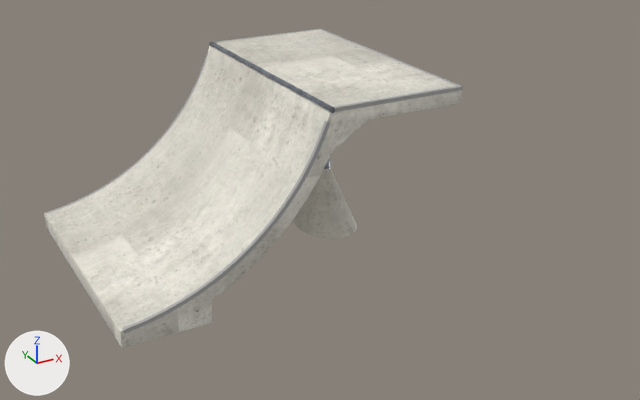
Before and after pictures for a commit that changed the glTF model public/katalog/modelle/quarterramp-165-p.gltf.
Rendered twice from a camera (50 mm lens) standing at (-3.04, -7.1, 3.8) and looking at (0.79, -0.14, 0.33). The lights are fixed; the arrows at lower left show +X, +Y and +Z. The first picture is the older version.

The scene before the commit, as lines of its bpy script (objects in view):
```python
ob_sk1357__quarterramp_165_p_001 = bpy.data.objects.new('SK1357_+Quarterramp_165_P.001', me_sk1357__quarterramp_165_p_001)
ob_sk1357__quarterramp_165_p_001.location = (0.0, 0.0, 0.0)
```
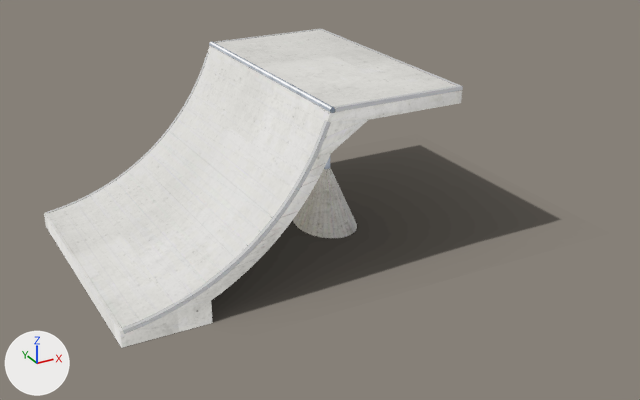
Where the change shows, as pixel boxes (x1, y1, x2, y2) in the pictures (640 x 400 px):
'SK1357_+Quarterramp_165_P.001', surface changed: (44, 29, 463, 348) in both
'Schatten', added: after (137, 145, 559, 344)

Edits to the bpy script that builds the scene:
```text
Add img_quarterramp_165_p_licht:
    img_quarterramp_165_p_licht = load_image('quarterramp-165-p_licht', 'texturen/quarterramp-165-p_licht.jpg', 2048, 2048, 'sRGB')
Add img_quarterramp_165_p_schatten:
    img_quarterramp_165_p_schatten = load_image('quarterramp-165-p_schatten', 'texturen/quarterramp-165-p_schatten.png', 373, 256, 'sRGB')
Change mat_beton_web_019:
    remove # nodes: BsdfPrincipled, NormalMap, OutputMaterial, TexImage x2, UVMap x2
    remove # uses the picture img_quarterramp_165_p_farbe
    remove # uses the picture img_quarterramp_165_p_normal
    nodes: BsdfTransparent, Emission, LightPath, MixShader, OutputMaterial, TexImage, UVMap
    uses the picture img_quarterramp_165_p_licht
Change mat_stahl_web_013:
    remove # nodes: BsdfPrincipled, NormalMap, OutputMaterial, TexImage x2, UVMap x2
    remove # uses the picture img_quarterramp_165_p_farbe
    remove # uses the picture img_quarterramp_165_p_normal
    nodes: BsdfTransparent, Emission, LightPath, MixShader, OutputMaterial, TexImage, UVMap
    uses the picture img_quarterramp_165_p_licht
Change mat_kantenwinkel_web_008:
    remove # nodes: BsdfPrincipled, NormalMap, OutputMaterial, TexImage x2, UVMap x2
    remove # uses the picture img_quarterramp_165_p_farbe
    remove # uses the picture img_quarterramp_165_p_normal
    nodes: BsdfTransparent, Emission, LightPath, MixShader, OutputMaterial, TexImage, UVMap
    uses the picture img_quarterramp_165_p_licht
Add mat_schatten_017:
    mat_schatten_017 = bpy.data.materials.new('Schatten.017')
    # uses the picture img_quarterramp_165_p_schatten
Add me_schatten:
    me_schatten.from_pydata(...)  # 4 vertices, 2 faces; spans x -1.62..3.26, y -1.58..1.77, z 0.0
    me_schatten.materials.append(mat_schatten_017)
Add ob_schatten:
    ob_schatten = bpy.data.objects.new('Schatten', me_schatten)
    ob_schatten.location = (0.0, 0.0, 0.0)
```
